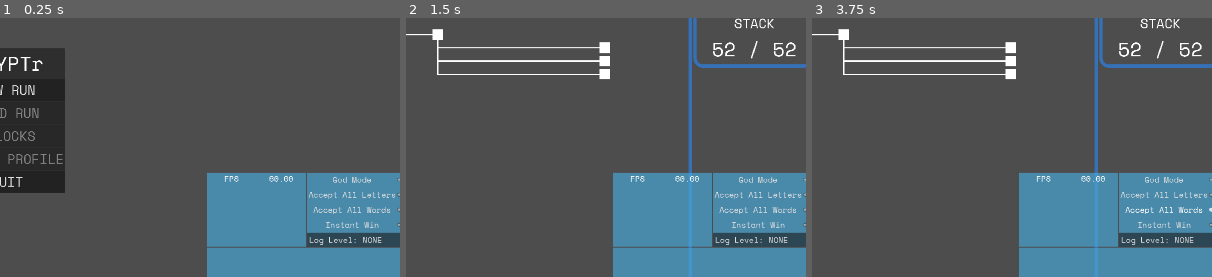
Above: before the commit, frames 1-3 (left to right).
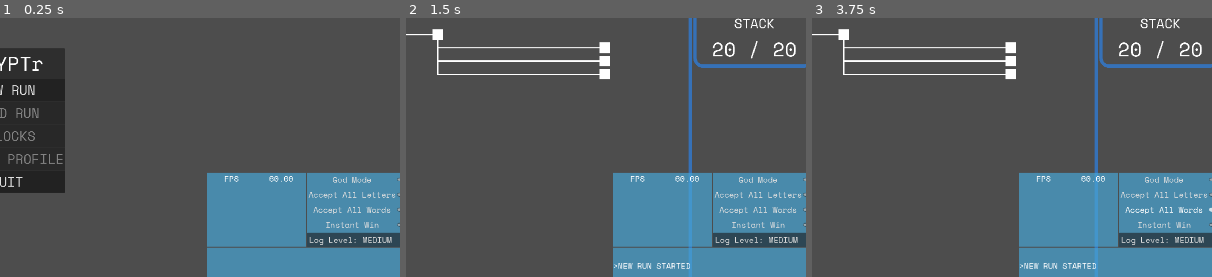
Above: after the commit, the same moments.

Repository: LucasMc17/CRYPTr
Game: Godot game, scene res://root.tscn
The game is run twice, just before and just after one commit, with the same random seed, the same clock (stepped at 60 frames per second) and the same inputs.
Inputs (mouse positions are % of the whole screen's width and height, from its top left):
- Up to frame 1 (0.25 s): no input
- Up to frame 2 (1.5 s): click (88, 99) at 0.52 s; type "12" at 0.6 s; click "NEW RUN" at 1.25 s
- Up to frame 3 (3.75 s): click "Accept All Letters" at 2 s; click "Accept All Letters" at 2.75 s; click "Accept All Words" at 3.5 s
The pictures show only the part of the screen within x 49-99%, y 30-80%; the shares and areas given below are measured in that part.

The runs differ from the first frame. In frame 1, 0.1% of the frame differs, in the area x 90-98%, y 84-87%; in frame 2, 0.6%, in the area x 52-98%, y 9-97%; in frame 3, 0.6%.

Commit message:
global command line args system, encounter and map debug starts from root now like main process

Diff:
--- a/globals/debug_node.gd
+++ b/globals/debug_node.gd
@@ -84,3 +84,26 @@
 					result[param] = entity[param]
 
 		return result
+
+# DEBUG PROCESS FUNCS
+
+var cmdline_args : PackedStringArray
+
+## Returns true if a debug process which forces a specific state has launched the program, such as `Debug Encounter` or `Debug Map`.
+func is_debug_instance() -> bool:
+	if not cmdline_args:
+		cmdline_args = OS.get_cmdline_args()
+	return '--debug-slice' in cmdline_args
+
+
+## Returns true if process was started via `Debug Encounter` command.
+func is_debug_encounter() -> bool:
+	if not cmdline_args:
+		cmdline_args = OS.get_cmdline_args()
+	return '--debug-encounter' in cmdline_args
+
+## Returns true if process was started via `Debug Map` command.
+func is_debug_map() -> bool:
+	if not cmdline_args:
+		cmdline_args = OS.get_cmdline_args()
+	return '--debug-map' in cmdline_args
--- a/globals/debug_node.tscn
+++ b/globals/debug_node.tscn
@@ -1,6 +1,7 @@
-[gd_scene load_steps=10 format=3 uid="uid://dr8n6ng13apt2"]
+[gd_scene load_steps=11 format=3 uid="uid://dr8n6ng13apt2"]
 
 [ext_resource type="Script" uid="uid://8utxeemfesmd" path="res://globals/debug_node.gd" id="1_pgr0f"]
+[ext_resource type="Resource" uid="uid://ishbmpe8biuo" path="res://resources/starter_decks/test_stack_a.tres" id="2_mwsy6"]
 [ext_resource type="Script" uid="uid://dxctdton3xfcb" path="res://resources/subprocesses/hooks/hook.gd" id="2_wqi1e"]
 [ext_resource type="Resource" uid="uid://me33y24mpqf2" path="res://resources/subprocesses/hooks/hook_instances/on_discard.tres" id="3_wqi1e"]
 [ext_resource type="Resource" uid="uid://h2yoxgjrbwr" path="res://resources/subprocesses/hooks/hook_instances/on_final_word.tres" id="4_8tqhv"]
@@ -12,5 +13,7 @@
 
 [node name="DebugNode" type="Node"]
 script = ExtResource("1_pgr0f")
+force_stack = ExtResource("2_mwsy6")
 force_hooks = Array[ExtResource("2_wqi1e")]([ExtResource("3_wqi1e"), ExtResource("4_8tqhv"), ExtResource("5_ec415")])
 force_functions = Array[ExtResource("6_6q663")]([ExtResource("7_3injj"), ExtResource("8_v3iya"), ExtResource("9_mwsy6")])
+log_level = 1
--- a/root.gd
+++ b/root.gd
@@ -4,6 +4,10 @@
 	Events.new_run_started.connect(_on_new_run_started)
 	Events.quit_to_menu.connect(_on_quit_to_menu)
 	super()
+	if DebugNode.is_debug_instance():
+		Events.emit_new_run_started()
+		if DebugNode.is_debug_encounter():
+			Events.emit_match_started.call_deferred(EncounterRes.new("MATCH", 0, null, 0, 0, 0))
 
 
 func _on_new_run_started(_params) -> void:
--- a/slices/run/states/encounter/encounter.gd
+++ b/slices/run/states/encounter/encounter.gd
@@ -28,25 +28,10 @@
 	Events.command_win.connect(func (_params): _win())
 	Events.command_lose.connect(func (_params): _lose())
 
+	if DebugNode.is_debug_encounter():
+		DebugNode.print_n('ENCOUNTER accessed directly')
+
 	_discards = Player.discards
-	if "--debug-encounter" in OS.get_cmdline_args():
-		# TODO: Refactor the encounter debug to force the encounter slice of the run screen
-		DebugNode.print_n('ENCOUNTER accessed directly')
-		var debug_encounter = EncounterRes.new("MATCH", 0, null, 0, 0, 0)
-		encounter = debug_encounter
-		for hook in DebugNode.force_hooks:
-			Player.hooks.append(hook.duplicate())
-		DebugNode.force_hooks.clear()
-		for function in DebugNode.force_functions:
-			Player.functions.append(function.duplicate())
-		DebugNode.force_functions.clear()
-		if DebugNode.force_stack:
-			Player.initialize_stack(DebugNode.force_stack)
-			DebugNode.print_n('Initializing FORCED stack from Debug Node')
-		else:
-			var CLASSIC_STACK = load("res://resources/starter_decks/the_classic.tres")
-			DebugNode.print_n('Initializing CLASSIC stack')
-			Player.initialize_stack(CLASSIC_STACK)
 	_deck = DeckModule.new(true)
 	_hand.add_to_hand(_deck.draw())
 
@@ -78,7 +63,7 @@
 	Player.current_stack = Player.stack
 	Events.refresh_stack.emit()
 	Events.emit_match_won()
-	if "--debug-encounter" in OS.get_cmdline_args():
+	if DebugNode.is_debug_encounter():
 		get_tree().quit(0)
 	else:
 		Events.emit_return_to_map(false)
@@ -88,7 +73,7 @@
 func _lose() -> void:
 	Player.current_stack = Player.stack
 	Events.refresh_stack.emit()
-	if "--debug-encounter" in OS.get_cmdline_args():
+	if DebugNode.is_debug_encounter():
 		get_tree().quit(0)
 	else:
 		is_input_ready = false
--- a/slices/run/states/map/map.gd
+++ b/slices/run/states/map/map.gd
@@ -11,3 +11,7 @@
 		map_instance.init_map(0, 3)
 	else:
 		map_instance.resume_map()
+	if DebugNode.is_debug_map():
+		# TODO: Call deferred necessary here because the console has not finished rendering itself when this runs.
+		# In future, might want to set up a log queue to handle logs that hit the console before its ready.
+		DebugNode.print_n.call_deferred('MAP accessed directly')
